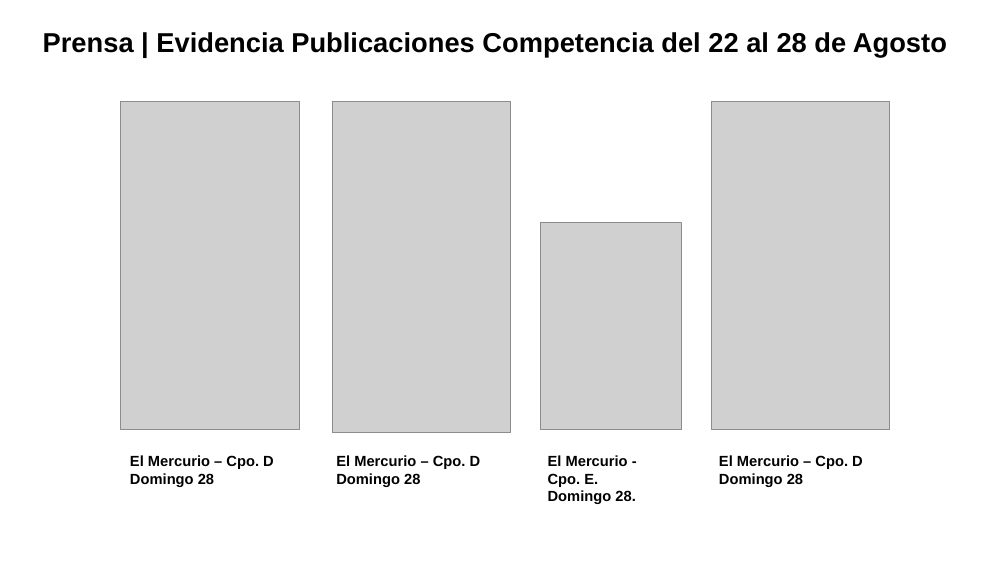
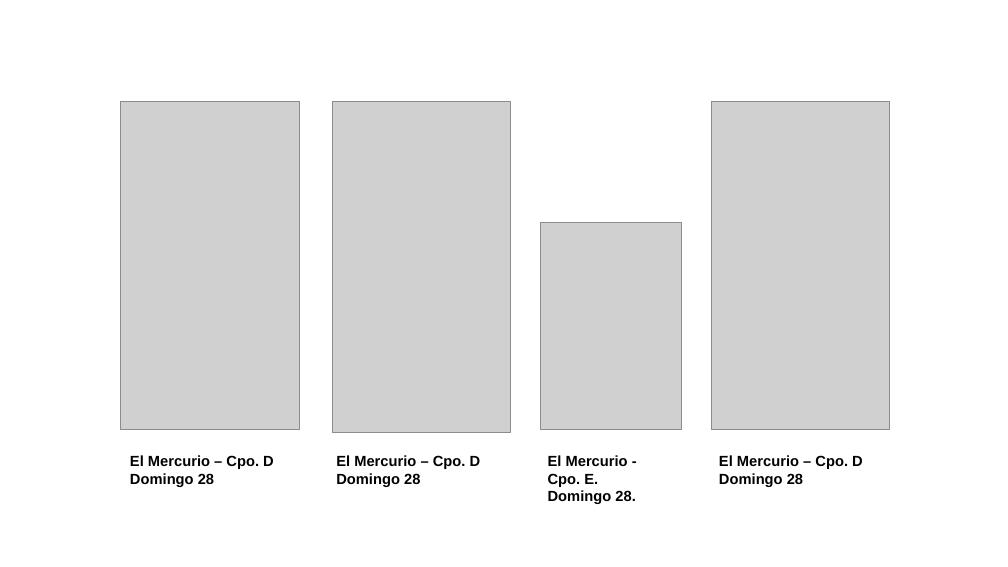
Before and after one commit to edodlr/Inserciones, a slide deck: slide 3 of Sem 22 al 28_Agosto/Prensa/Avisos Relevantes del 22 al 28 de Agosto.pptx. Drawn at 1008x567 pixels with LibreOffice and Linux fonts; fonts in the diff are those of the drawing; grey boxes stand for pictures. Boxes give left, top, right and bottom in pixels: in the first picture for what was removed or moved away, otherwise in the second. Text is boxed around its words. In the diff, an @@ line names an element or a change of style, - is before the commit and + after.

```diff
--- a/Sem 22 al 28_Agosto/Prensa/Avisos Relevantes del 22 al 28 de Agosto.pptx
+++ b/Sem 22 al 28_Agosto/Prensa/Avisos Relevantes del 22 al 28 de Agosto.pptx
@@ text removed at [43, 32, 947, 57] @@
-Prensa | Evidencia Publicaciones Competencia del 22 al 28 de Agosto
```
Also in this commit, not shown: 2 other slides changed, 3 other files.
